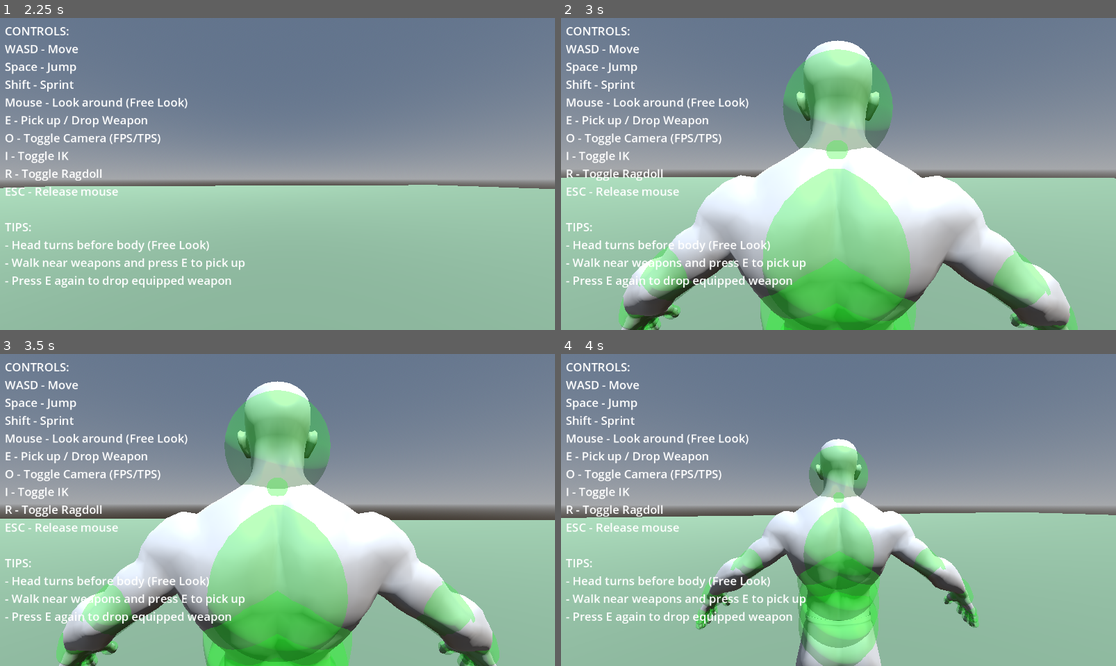
Above: before the commit, frames 1-4 (two rows, left to right).
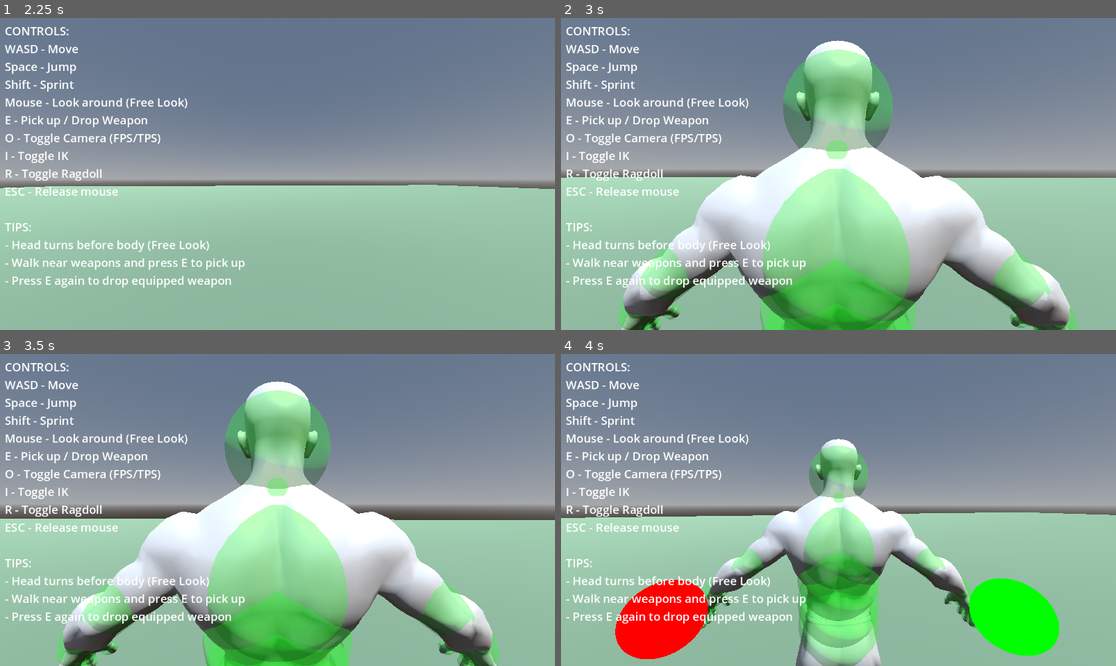
Above: after the commit, the same moments.

Repository: lmf-git/fpsikanimragdoll
Game: Godot game, scene res://world.tscn
Same seed, same stepped clock (60 frames per second), same inputs: the game is played once before the commit and once after it.
Inputs (mouse positions are in pixels of both pictures, inside the frame that each line leads up to):
- Up to frame 1 (2.25 s): tap Enter (ui_accept) at 0.5, 1.55, 2 s; move the mouse to (305, 174) at 0.52 s; hold Enter (ui_accept) 0.53-1.28 s; hold W (move_forward) from 0.53 s (still down); tap Space (jump) at 0.77, 1.52 s; tap E at 0.8, 1.35 s; move the mouse to (249, 174) at 1.27 s; move the mouse to (288, 167) at 2.02 s; hold Shift (sprint) from 2.03 s (still down)
- Up to frame 2 (3 s): keep holding W (move_forward); tap E at 2.3 s; move the mouse to (832, 180) at 2.77 s; release Shift (sprint) at 2.78 s; tap O (toggle_camera) at 2.85 s
- Up to frame 3 (3.5 s): keep holding W (move_forward); tap Space (jump) at 3.02 s; tap Enter (ui_accept) at 3.05 s
- Up to frame 4 (4 s): keep holding W (move_forward); move the mouse to (877, 513) at 3.52 s; hold I (toggle_ik) from 3.53 s (still down); tap Space (jump) at 3.77 s; tap E at 3.8 s

Frame 1 is identical in both runs. In frame 2, 0.3% of the frame differs, in the area x 12-100%, y 28-100%; in frame 3, 0.2%; in frame 4, 6.1%, in the area x 4-99%, y 31-100%.

Commit message:
Fix weapon pickup and make IK targets visible
Weapon pickup fixes:
- Changed from ui_accept to direct E key detection (KEY_E)
- Added debug logging to show pickup attempts
- ui_accept was Enter/Space, now properly uses E key

IK target improvements:
- Made all IK targets visible in-game (show_in_game = true)
- Increased target size from 0.05 to 0.1 for better visibility
- Targets now appear as colored spheres:
  - Left hand: Red
  - Right hand: Green
  - Left foot: Blue
  - Right foot: Yellow

IK targets can now be manipulated in editor and seen in game.

Diff:
--- a/character.tscn
+++ b/character.tscn
@@ -65,26 +65,26 @@
 transform = Transform3D(1, 0, 0, 0, 1, 0, 0, 0, 1, -0.5, 1.2, 0.3)
 script = ExtResource("5")
 target_color = Color(1, 0, 0, 1)
-target_size = 0.05
-show_in_game = false
+target_size = 0.1
+show_in_game = true
 
 [node name="RightHandTarget" type="Node3D" parent="IKTargets"]
 transform = Transform3D(1, 0, 0, 0, 1, 0, 0, 0, 1, 0.5, 1.2, 0.3)
 script = ExtResource("5")
 target_color = Color(0, 1, 0, 1)
-target_size = 0.05
-show_in_game = false
+target_size = 0.1
+show_in_game = true
 
 [node name="LeftFootTarget" type="Node3D" parent="IKTargets"]
 transform = Transform3D(1, 0, 0, 0, 1, 0, 0, 0, 1, -0.15, 0, 0.2)
 script = ExtResource("5")
 target_color = Color(0, 0, 1, 1)
-target_size = 0.05
-show_in_game = false
+target_size = 0.1
+show_in_game = true
 
 [node name="RightFootTarget" type="Node3D" parent="IKTargets"]
 transform = Transform3D(1, 0, 0, 0, 1, 0, 0, 0, 1, 0.15, 0, 0.2)
 script = ExtResource("5")
 target_color = Color(1, 1, 0, 1)
-target_size = 0.05
-show_in_game = false
+target_size = 0.1
+show_in_game = true
--- a/character_controller.gd
+++ b/character_controller.gd
@@ -443,7 +443,9 @@
 	if event.is_action_pressed("toggle_ragdoll"):
 		toggle_ragdoll()
 
-	if event.is_action_pressed("ui_accept"):  # E key for pickup
+	# E key for weapon pickup/drop
+	if event is InputEventKey and event.pressed and event.keycode == KEY_E:
+		print("E key pressed - equipped_weapon: ", equipped_weapon, ", nearby_weapon: ", nearby_weapon)
 		if equipped_weapon:
 			drop_weapon()
 		elif nearby_weapon:
@@ -657,6 +659,7 @@
 				nearby_weapon = weapon
 				closest_distance = distance
 
+
 func _find_weapons_recursive(node: Node, weapons: Array):
 	"""Recursively find all Weapon nodes"""
 	if node is Weapon:
